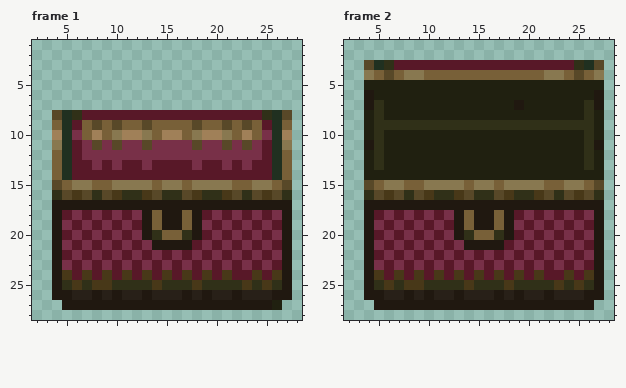
Pixel-art file, stored at art/sprites/chest2.aseprite. That is the earlier state.
32x32 pixels, 2 frames. Shown: frame 1: x 2..28, y 1..28; frame 2: x 2..28, y 1..28.
And afterwards:
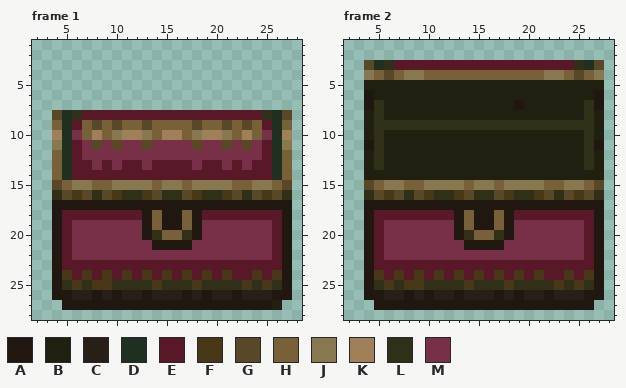
Palette (. is transparent): A #201810  B #202010  C #282018  D #203020  E #581828  F #483818  G #584828  H #786038  J #887850  K #a08058  L #303018  M #783048
Change:
Frame 1:
Colour M becomes colour E in row 18 at x 6, 8, 10, 12, 20, 22, 24 and 26; in row 19 at x 5; in row 20 at x 26; in row 21 at x 5; in row 22 at x 26; in row 23 at x 5, 7, 9, 11, 13, 15, 17, 19, 21, 23 and 25.
Colour E becomes colour M in row 19 at x 6, 8, 10, 12, 20, 22 and 24; in row 20 at x 7, 9, 11, 19, 21, 23 and 25; in row 21 at x 6, 8, 10, 12, 18, 20, 22 and 24; in row 22 at x 7, 9, 11, 13, 15, 17, 19, 21, 23 and 25.
Frame 2: the same change as frame 1
Boxes around the changes in both pictures, in picture pixels (x1, y1, x2, y2):
changed: (62, 210, 282, 270)
changed: (374, 210, 594, 270)
